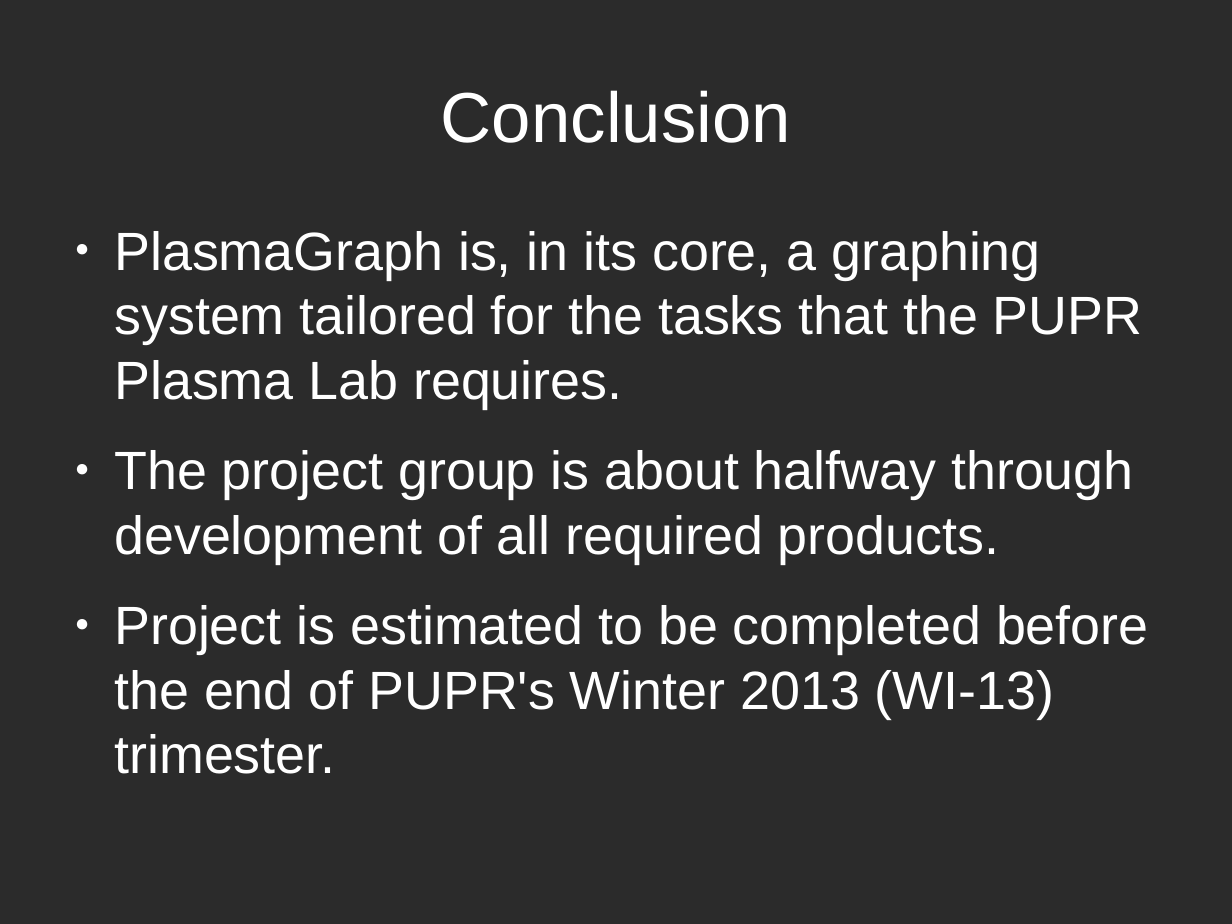
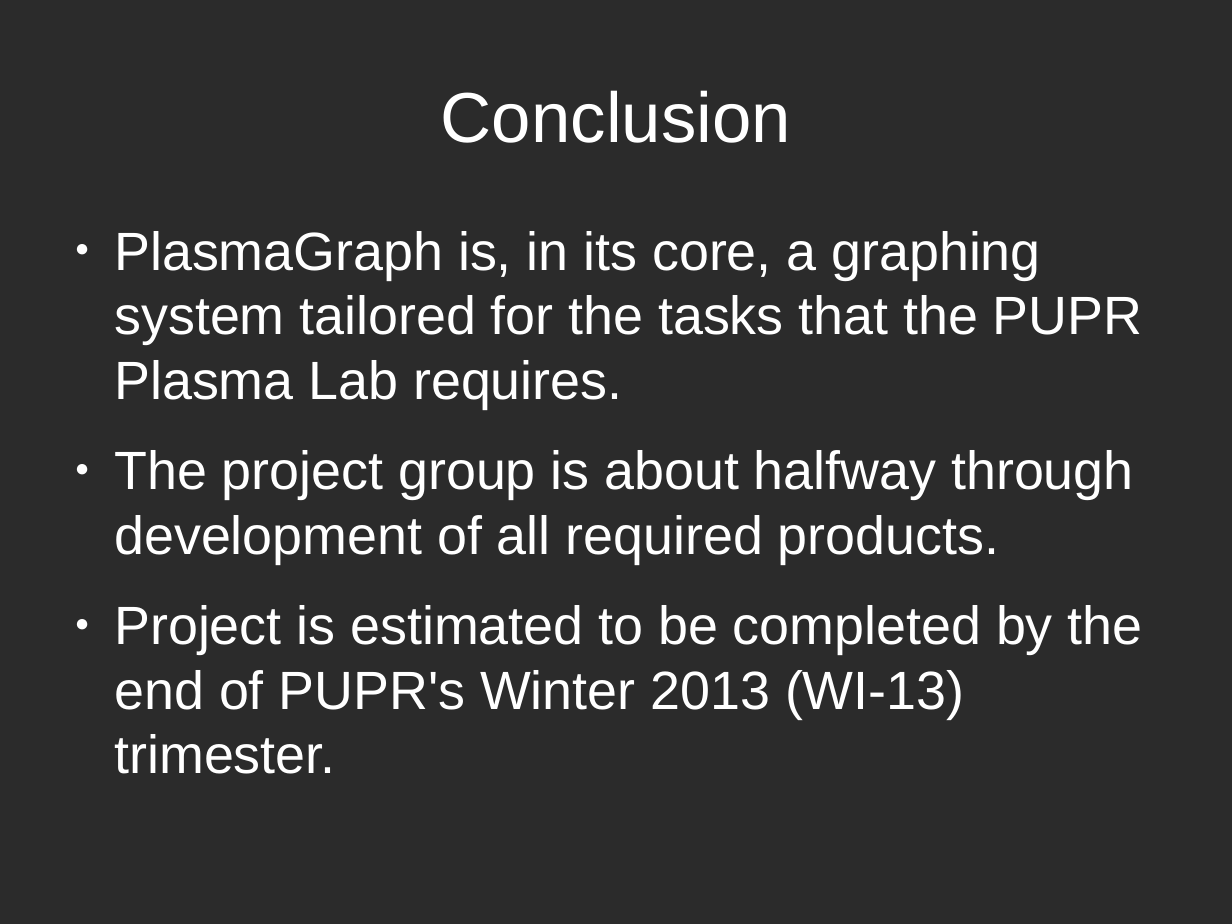
Before and after one commit to plasmavisgroup/PlasmaGraph, a slide deck: slide 19 of specs/Presentaciones/Presentacion de Mitad/Mid-Project Presentation.odp (slide 14 before the commit). Drawn at 1232x924 pixels with LibreOffice and Linux fonts; fonts in the diff are those of the drawing; background and template pictures are left out; a plain dark background stands for a picture behind light text. Boxes give left, top, right and bottom in pixels: in the first picture for what was removed or moved away, otherwise in the second. Text is boxed around its words. In the diff, an @@ line names an element or a change of style, - is before the commit and + after.

```diff
--- a/specs/Presentaciones/Presentacion de Mitad/Mid-Project Presentation.odp
+++ b/specs/Presentaciones/Presentacion de Mitad/Mid-Project Presentation.odp
@@ text at (x1=114, y1=605, x2=1143, y2=774): text changed @@
-● Project is estimated to be completed before the end of PUPR's Winter 2013 (WI-13) trimester.
+● Project is estimated to be completed by the end of PUPR's Winter 2013 (WI-13) trimester.
```
Also in this commit, not shown: 5 other slides changed, 5 slides added, 26 other files.
